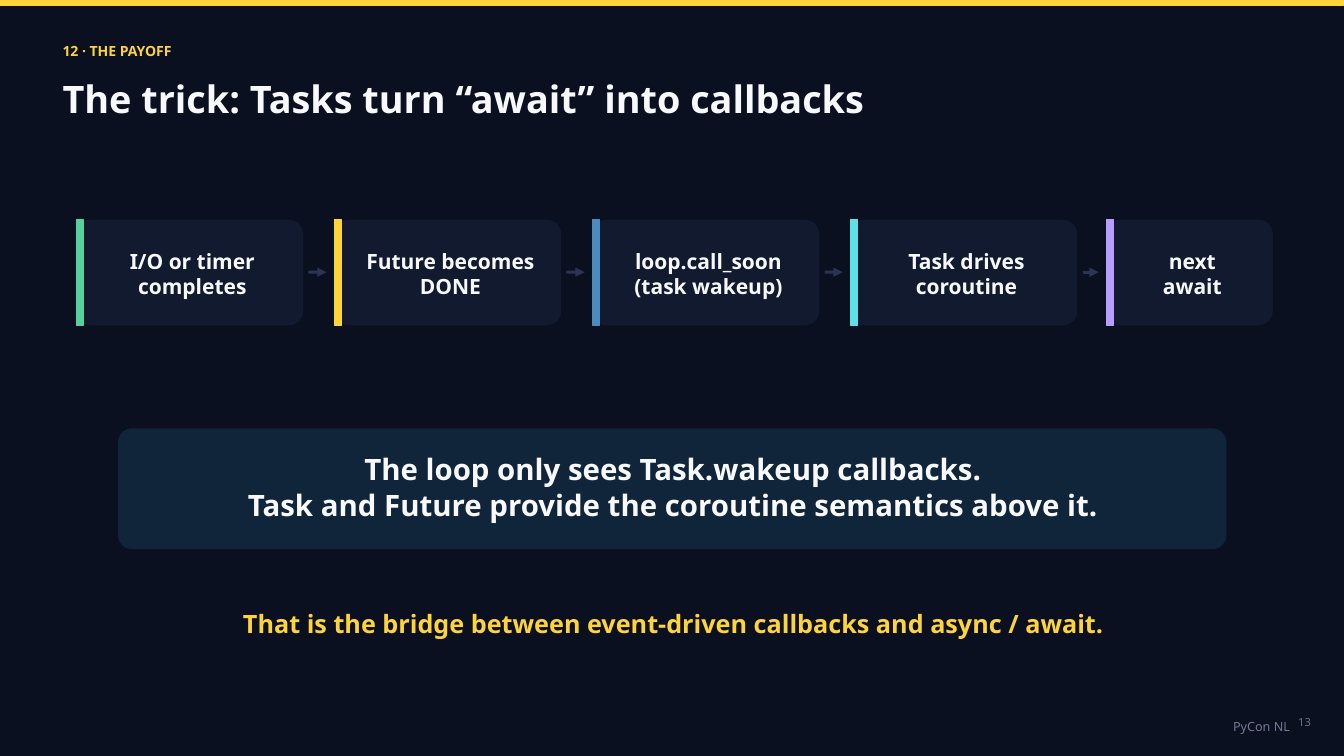
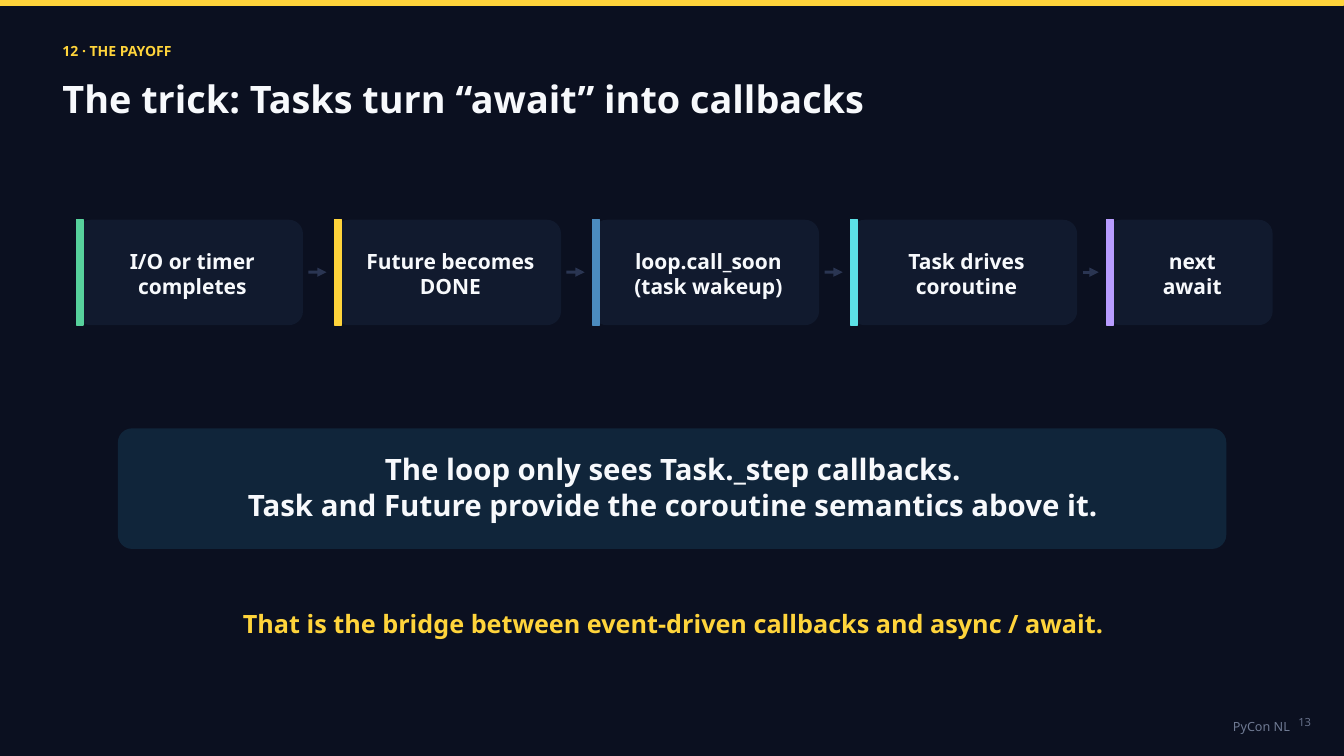
Before and after one commit to tarasko/eduloop, a slide deck: slide 17 of slides/TarasKozlov_AsyncioLoop.pptx. Drawn at 1344x756 pixels with LibreOffice and Linux fonts; fonts in the diff are those of the drawing. Boxes give left, top, right and bottom in pixels: in the first picture for what was removed or moved away, otherwise in the second. Text is boxed around its words. In the diff, an @@ line names an element or a change of style, - is before the commit and + after.

```diff
--- a/slides/TarasKozlov_AsyncioLoop.pptx
+++ b/slides/TarasKozlov_AsyncioLoop.pptx
@@ text at (385,457,960,487): text changed @@
-The loop only sees Task.wakeup callbacks.
+The loop only sees Task._step callbacks.
```
Also in this commit, not shown: 6 other slides changed, 2 slides added, 2 slides removed, 2 other files.
